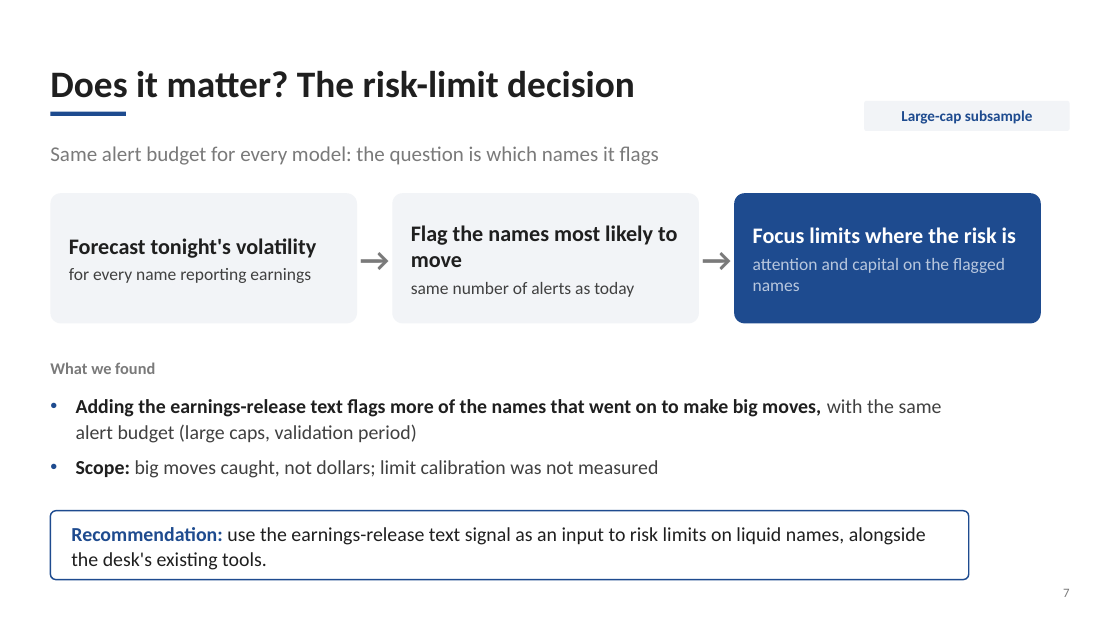
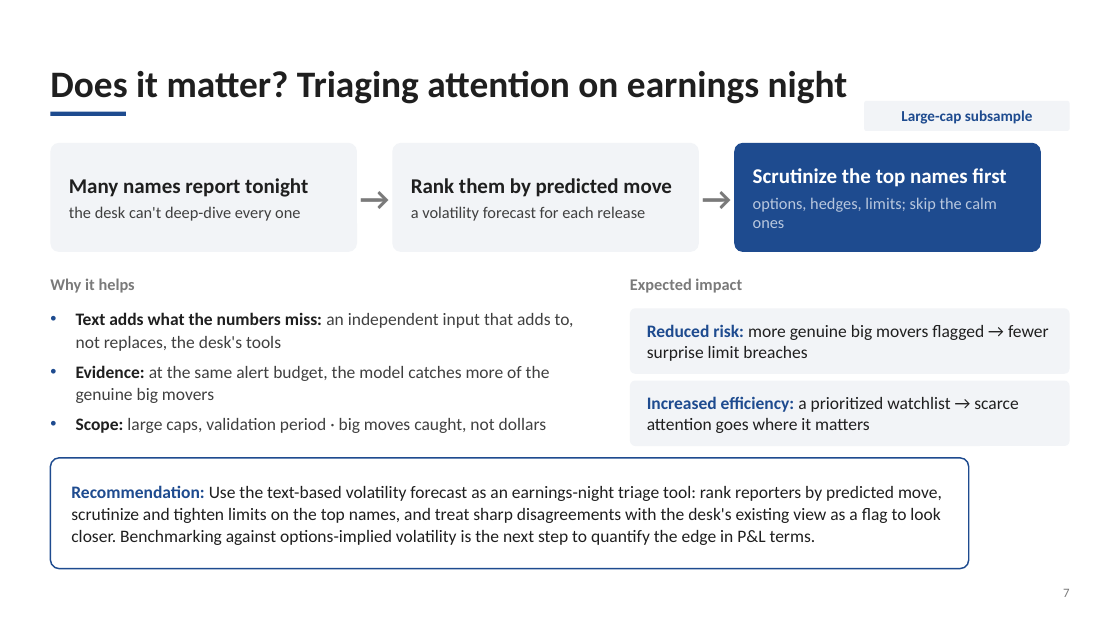
Before and after one commit to xkarelm/the-ai-edge-earnings-vol, a slide deck: slide 7 of vol_pipeline/deck/pitch_deck.pptx. Drawn at 1120x630 pixels with LibreOffice and Linux fonts; fonts in the diff are those of the drawing. Boxes give left, top, right and bottom in pixels: in the first picture for what was removed or moved away, otherwise in the second. Text is boxed around its words. In the diff, an @@ line names an element or a change of style, - is before the commit and + after.

```diff
--- a/vol_pipeline/deck/pitch_deck.pptx
+++ b/vol_pipeline/deck/pitch_deck.pptx
@@ text at (x1=50, y1=70, x2=848, y2=104): text changed @@
-Does it matter? The risk-limit decision
+Does it matter? Triaging attention on earnings night
@@ rounded rectangle resized from (x1=50, y1=193, x2=357, y2=323) to (x1=50, y1=143, x2=357, y2=252) @@
@@ text removed at (x1=50, y1=146, x2=659, y2=165) @@
-Same alert budget for every model: the question is which names it flags
@@ text "→" rewrapped from (x1=357, y1=193, x2=392, y2=323) to (x1=357, y1=143, x2=392, y2=252) @@
@@ rounded rectangle resized from (x1=392, y1=193, x2=699, y2=323) to (x1=392, y1=143, x2=699, y2=252) @@
@@ text "→" rewrapped from (x1=699, y1=193, x2=734, y2=323) to (x1=699, y1=143, x2=734, y2=252) @@
@@ rounded rectangle resized from (x1=734, y1=193, x2=1041, y2=323) to (x1=734, y1=143, x2=1041, y2=252) @@
@@ text added at (x1=69, y1=178, x2=308, y2=221), 14 pt, text #404040 @@
+Many names report tonight
+the desk can't deep-dive every one
@@ text added at (x1=411, y1=178, x2=672, y2=221), 14 pt, text #404040 @@
+Rank them by predicted move
+a volatility forecast for each release
@@ text added at (x1=753, y1=168, x2=1006, y2=228), 14 pt, text #B8C7DE @@
+Scrutinize the top names first
+options, hedges, limits; skip the calm ones
@@ text removed at (x1=69, y1=238, x2=316, y2=283) @@
-Forecast tonight's volatility
-for every name reporting earnings
@@ text removed at (x1=411, y1=225, x2=677, y2=297) @@
-Flag the names most likely to move
-same number of alerts as today
@@ text removed at (x1=753, y1=227, x2=1016, y2=291) @@
-Focus limits where the risk is
-attention and capital on the flagged names
@@ text added at (x1=50, y1=278, x2=135, y2=293), 14 pt, text #7A7A7A, bold @@
+Why it helps
@@ text added at (x1=630, y1=278, x2=742, y2=293), 14 pt, text #7A7A7A, bold @@
+Expected impact
@@ text at (x1=76, y1=312, x2=574, y2=433): text changed; size 14 to 15 pt; text colour #7A7A7A to #404040; bold off @@
-What we found
+• Text adds what the numbers miss: an independent input that adds to, not replaces, the desk's tools
+• Evidence: at the same alert budget, the model catches more of the genuine big movers
+• Scope: large caps, validation period · big moves caught, not dollars
@@ rounded rectangle added at (x1=630, y1=308, x2=1070, y2=374), fill #F2F4F7 @@
@@ text added at (x1=647, y1=324, x2=1049, y2=361), 15 pt, text #1F1F1F @@
+Reduced risk: more genuine big movers flagged → fewer surprise limit breaches
@@ rounded rectangle added at (x1=630, y1=381, x2=1070, y2=446), fill #F2F4F7 @@
@@ text removed at (x1=76, y1=399, x2=942, y2=478) @@
-• Adding the earnings-release text flags more of the names that went on to make big moves, with the same alert budget (large caps, validation period)
-• Scope: big moves caught, not dollars; limit calibration was not measured
@@ text added at (x1=647, y1=396, x2=1018, y2=433), 15 pt, text #1F1F1F @@
+Increased efficiency: a prioritized watchlist → scarce attention goes where it matters
@@ rounded rectangle resized from (x1=50, y1=511, x2=969, y2=580) to (x1=50, y1=458, x2=969, y2=569) @@
@@ text at (x1=71, y1=485, x2=942, y2=545): text changed; size 17 to 15 pt @@
-Recommendation: use the earnings-release text signal as an input to risk limits on liquid names, alongside the desk's existing tools.
+Recommendation: Use the text-based volatility forecast as an earnings-night triage tool: rank reporters by predicted move, scrutinize and tighten limits on the top names, and treat sharp disagreements with the desk's existing view as a flag to look closer. Benchmarking against options-implied volatility is the next step to quantify the edge in P&L terms.
```
Also in this commit, not shown: 1 other slide changed, 2 other files.
